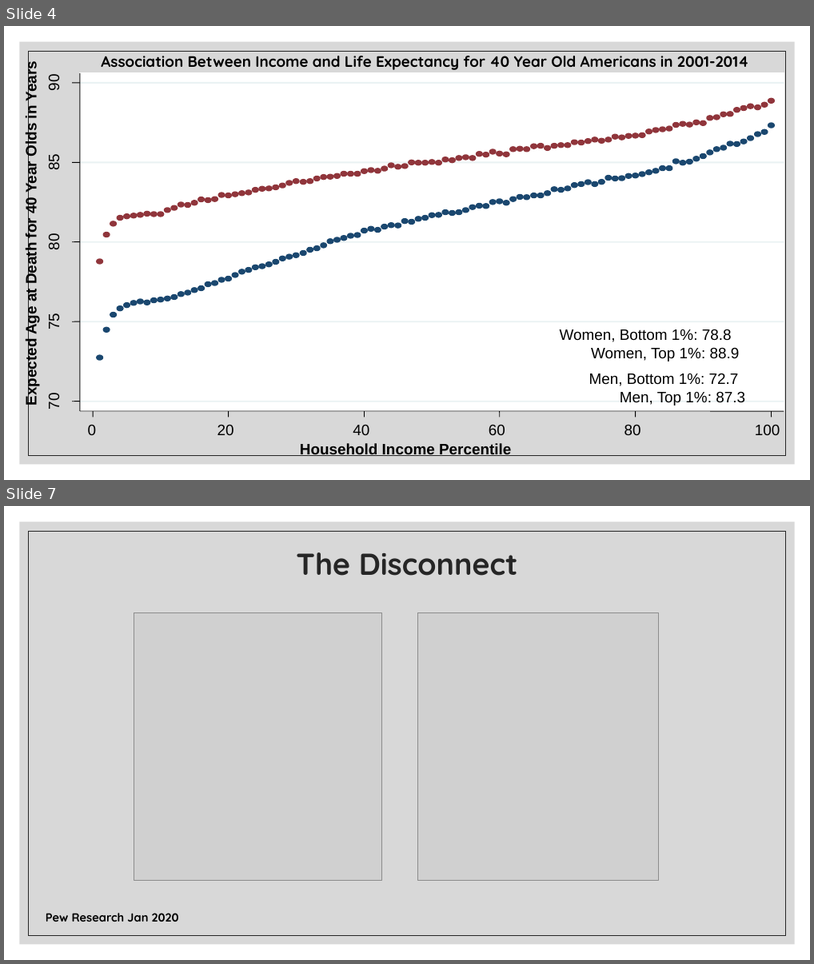
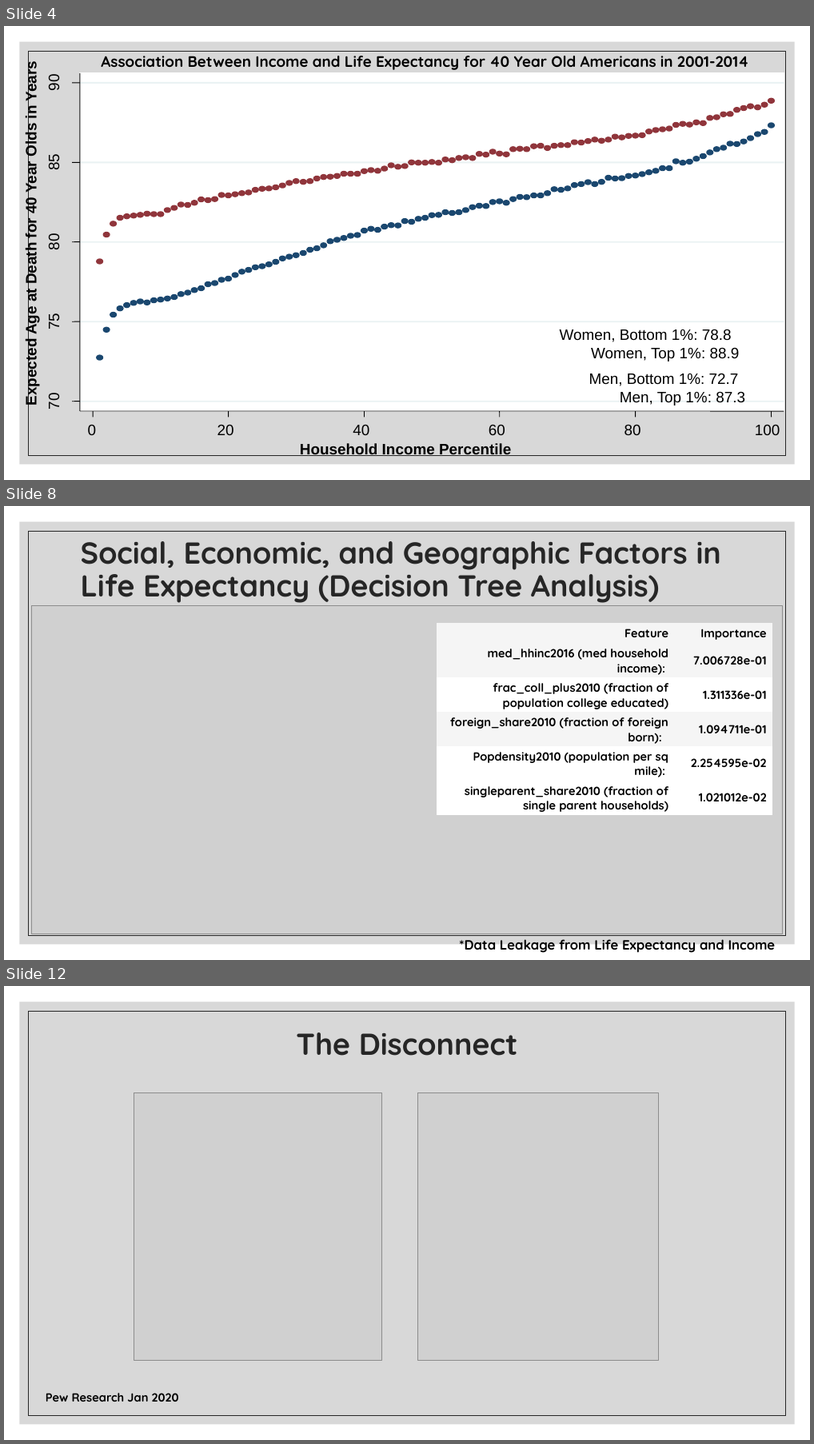
Before and after one commit to sammycho22383/Research_Project_Inequality, a slide deck: SCho Project on Economic Inequality.pptx. Shown one above the other, each under a label of ours: slides 4 and 7 before the commit, slides 4, 8 and 12 after it; the slides between them are not shown. The pictures are 814x964 and 814x1444 pixels, drawn with LibreOffice and Linux fonts; fonts in the diff are those of the drawing; grey boxes stand for pictures. Boxes give left, top, right and bottom in pixels: in the first picture for what was removed or moved away, otherwise in the second. Text is boxed around its words. In the diff, an @@ line names an element or a change of style, - is before the commit and + after.

```diff
--- a/SCho Project on Economic Inequality.pptx
+++ b/SCho Project on Economic Inequality.pptx
@@ slide 8 added at (4, 506, 810, 960), background #FFFFFF; not listed: 2 template elements that a slide beside it also shows @@
@@ title added at (81, 541, 722, 603), 36 pt, text #262626, bold @@
+Social, Economic, and Geographic Factors in Life Expectancy (Decision Tree Analysis)
@@ picture added at (32, 605, 232, 788) @@
@@ picture added at (32, 605, 783, 933) @@
@@ table added at (437, 623, 773, 815), 6 rows, 2 columns @@
+Feature | Importance
+med_hhinc2016 (med household income): | 7.006728e-01
+frac_coll_plus2010 (fraction of population college educated) | 1.311336e-01
+foreign_share2010 (fraction of foreign born): | 1.094711e-01
+Popdensity2010 (population per sq mile): | 2.254595e-02
+singleparent_share2010 (fraction of single parent households) | 1.021012e-02
@@ text added at (467, 612, 759, 665), 16 pt, text #000000, bold @@
+Mean Absolute Error: 2.8909933896437754
+Mean Squared Error: 14.0258676092545
+Root Mean Squared Error: 3.745112496208158 Accuracy: 96.28%
@@ text added at (459, 939, 776, 952), 16 pt, text #000000, bold @@
+*Data Leakage from Life Expectancy and Income
@@ what was slide 7 is now slide 12 @@
```
Also in this commit, not shown: 2 slides changed, 4 other slides added, 1 other file.
